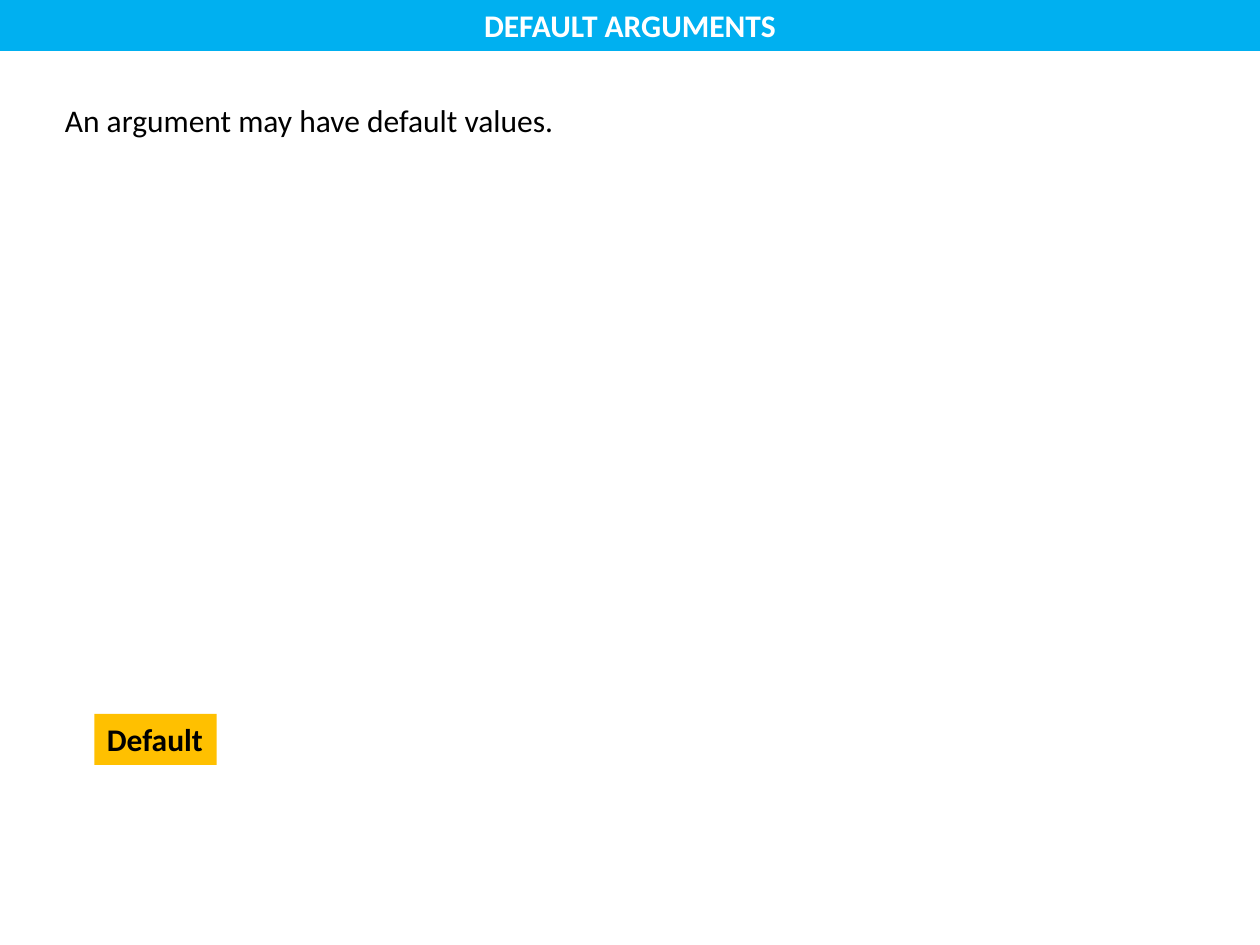
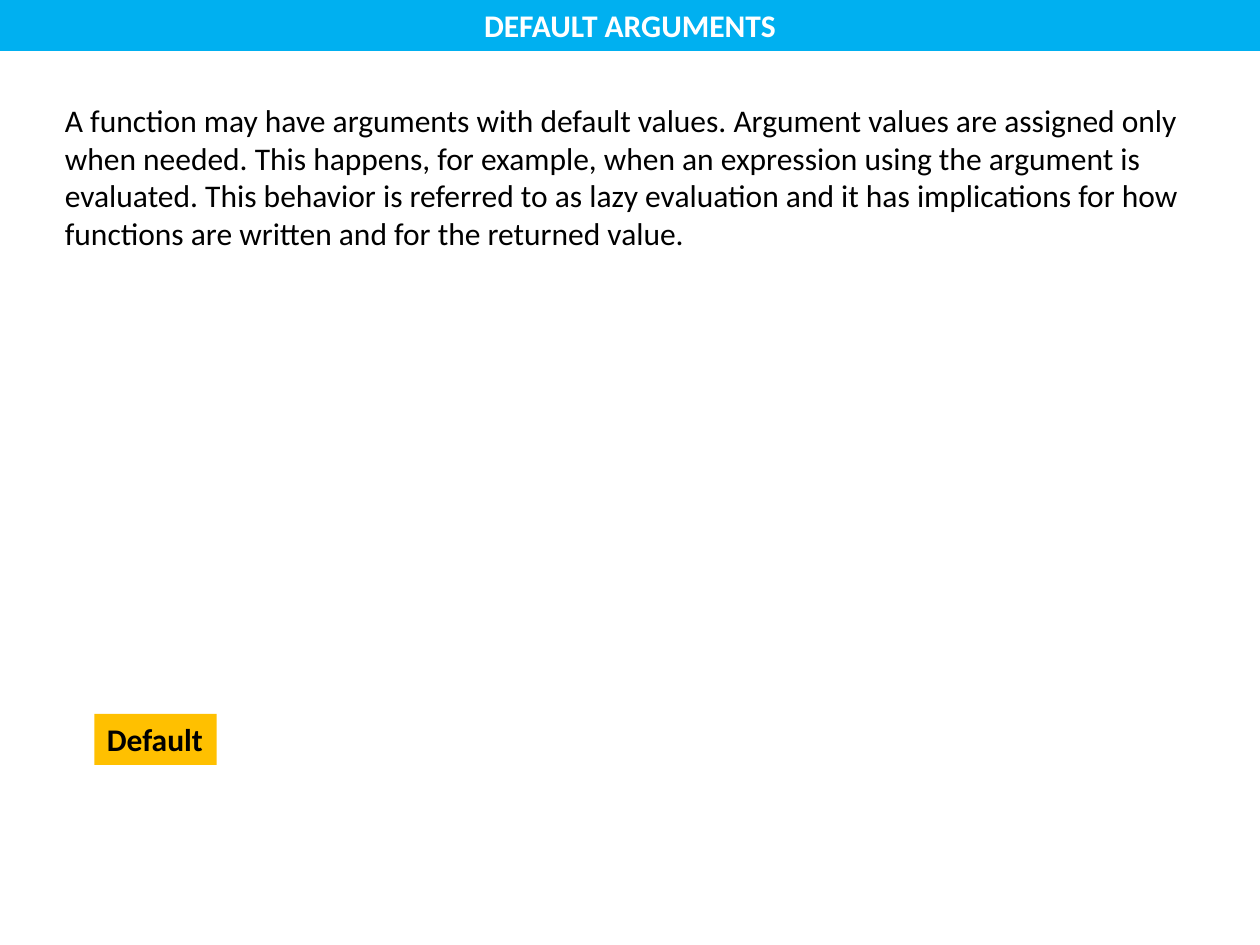
Before and after one commit to sunbee/R-How-To, a slide deck: slide 37 of LearnR Lessons Functions FunctionComponents.pptx. Drawn at 1260x945 pixels with LibreOffice and Linux fonts; fonts in the diff are those of the drawing. Boxes give left, top, right and bottom in pixels: in the first picture for what was removed or moved away, otherwise in the second. Text is boxed around its words. In the diff, an @@ line names an element or a change of style, - is before the commit and + after.

```diff
--- a/LearnR Lessons Functions FunctionComponents.pptx
+++ b/LearnR Lessons Functions FunctionComponents.pptx
@@ text at [65, 110, 1178, 246]: text changed @@
-An argument may have default values.
+A function may have arguments with default values. Argument values are assigned only when needed. This happens, for example, when an expression using the argument is evaluated. This behavior is referred to as lazy evaluation and it has implications for how functions are written and for the returned value.
```
Also in this commit, not shown: 3 other slides changed, 9 slides added, 4 other files.
